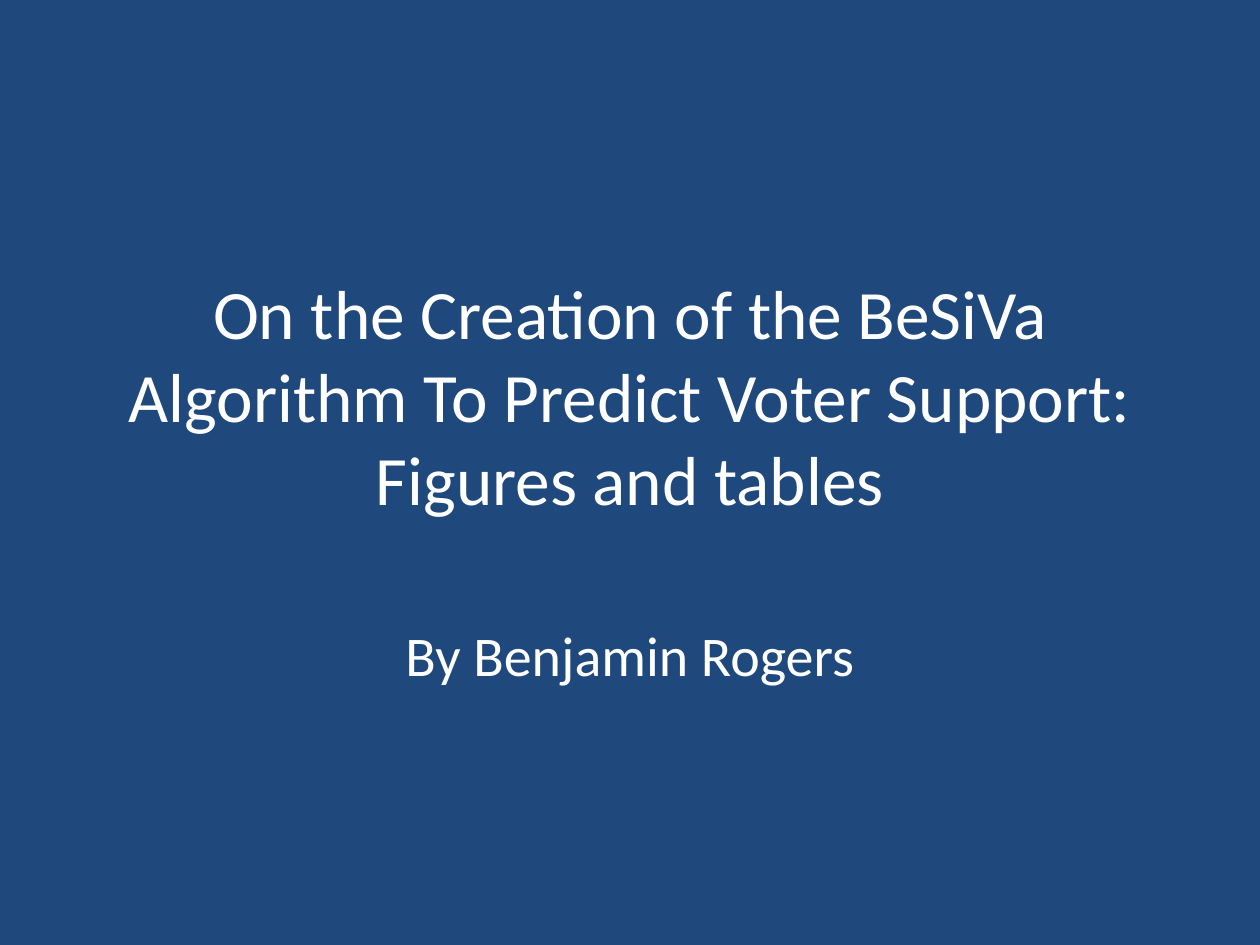
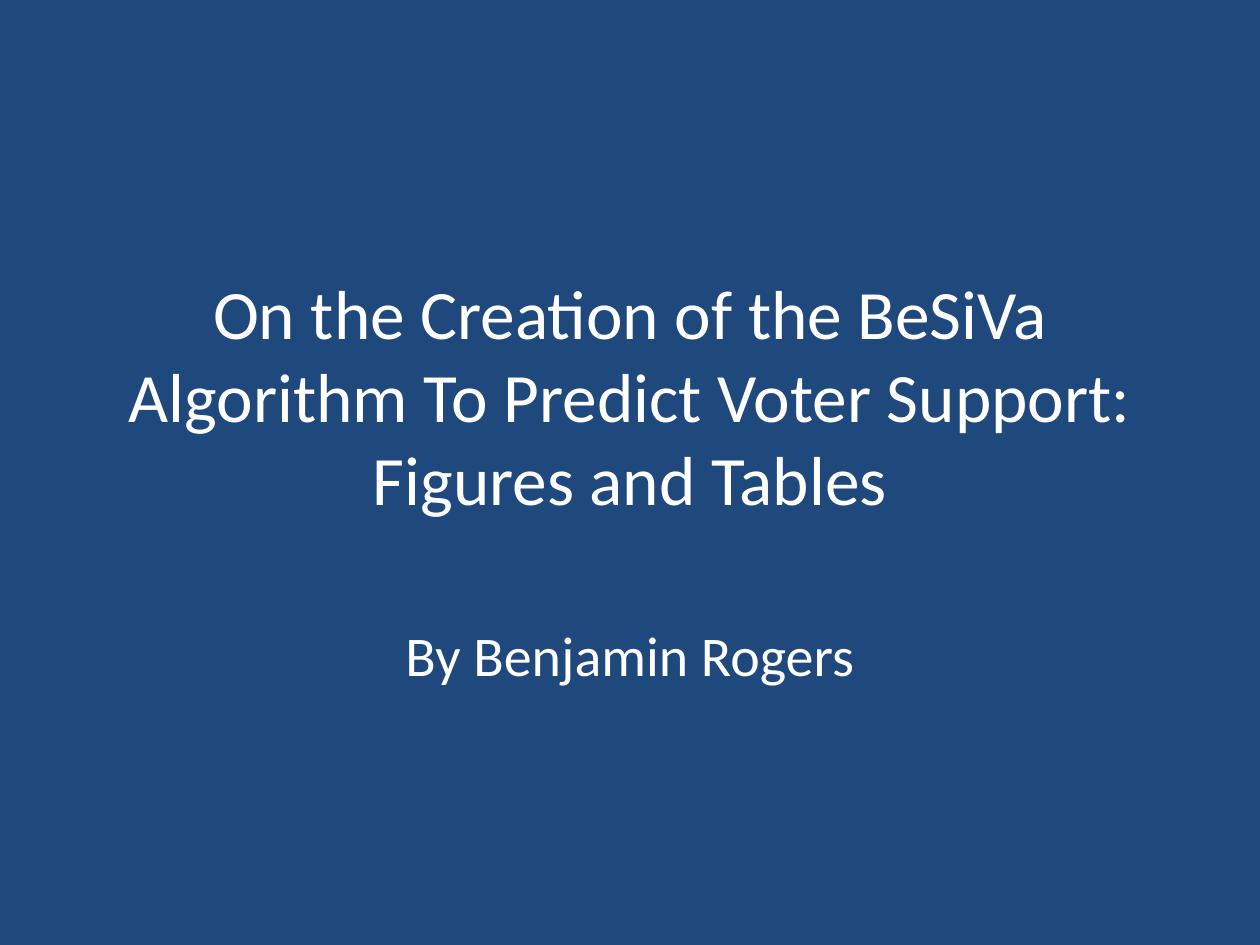
Before and after one commit to kingofkung/bjrThesis, a slide deck: slide 1 of Ben R Thesis Figures.pptx. Drawn at 1260x945 pixels with LibreOffice and Linux fonts; fonts in the diff are those of the drawing. Boxes give left, top, right and bottom in pixels: in the first picture for what was removed or moved away, otherwise in the second. Text is boxed around its words. In the diff, an @@ line names an element or a change of style, - is before the commit and + after.

```diff
--- a/Ben R Thesis Figures.pptx
+++ b/Ben R Thesis Figures.pptx
@@ title at box(129, 291, 1130, 517): text changed @@
-On the Creation of the BeSiVa Algorithm To Predict Voter Support:
-Figures and tables
+On the Creation of the BeSiVa Algorithm To Predict Voter Support:
+Figures and Tables
```
Also in this commit, not shown: 4 slides added, 5 other files.
